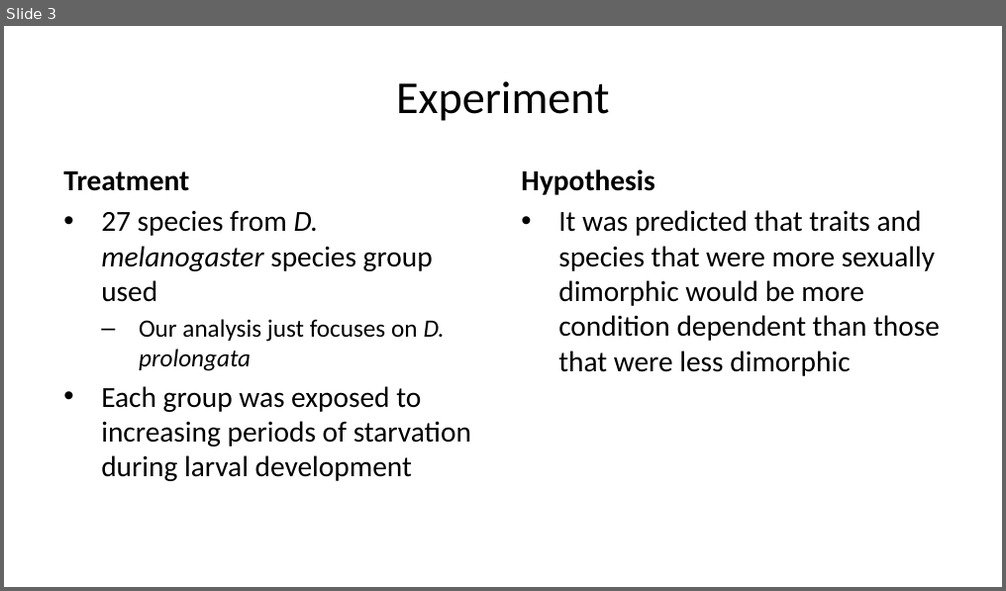
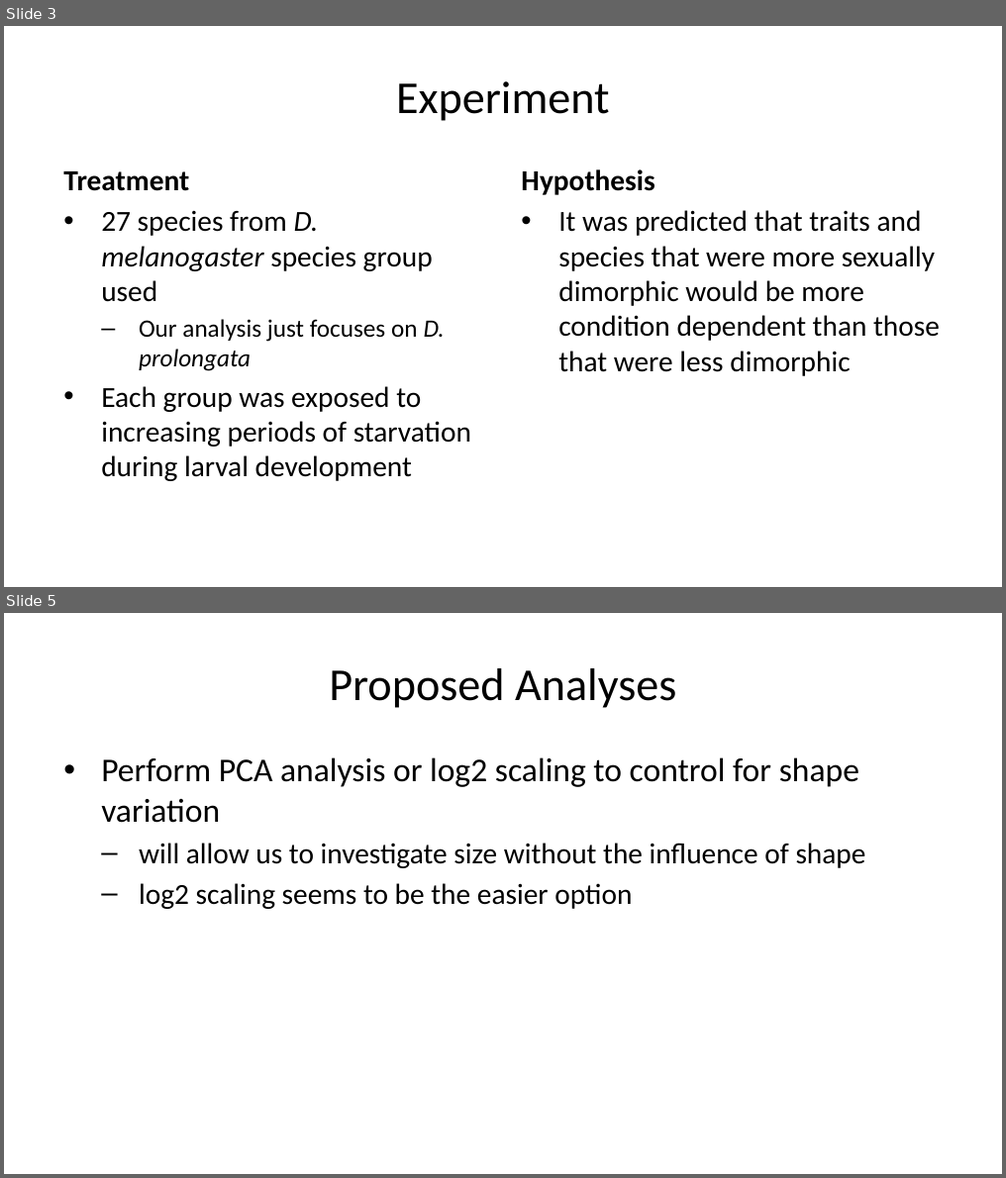
Before and after one commit to marabass/Dpro_CD_SD, a slide deck: SexDimDPro.pptx. Shown one above the other, each under a label of ours: slide 3 before the commit, slides 3 and 5 after it; the slides between them are not shown. The pictures are 1006x591 and 1006x1178 pixels, drawn with LibreOffice and Linux fonts; fonts in the diff are those of the drawing. Boxes give left, top, right and bottom in pixels: in the first picture for what was removed or moved away, otherwise in the second. Text is boxed around its words. In the diff, an @@ line names an element or a change of style, - is before the commit and + after.

```diff
--- a/SexDimDPro.pptx
+++ b/SexDimDPro.pptx
@@ slide 5 added at <box>4,613,1002,1174</box>, background #FFFFFF @@
@@ title added at <box>329,668,676,708</box>, 33 pt, text #000000 @@
+Proposed Analyses
@@ text added at <box>101,758,866,909</box>, 21 pt, text #000000 @@
+• Perform PCA analysis or log2 scaling to control for shape variation
+  – will allow us to investigate size without the influence of shape
+  – log2 scaling seems to be the easier option
```
Also in this commit, not shown: 1 slide changed, 2 other files.
